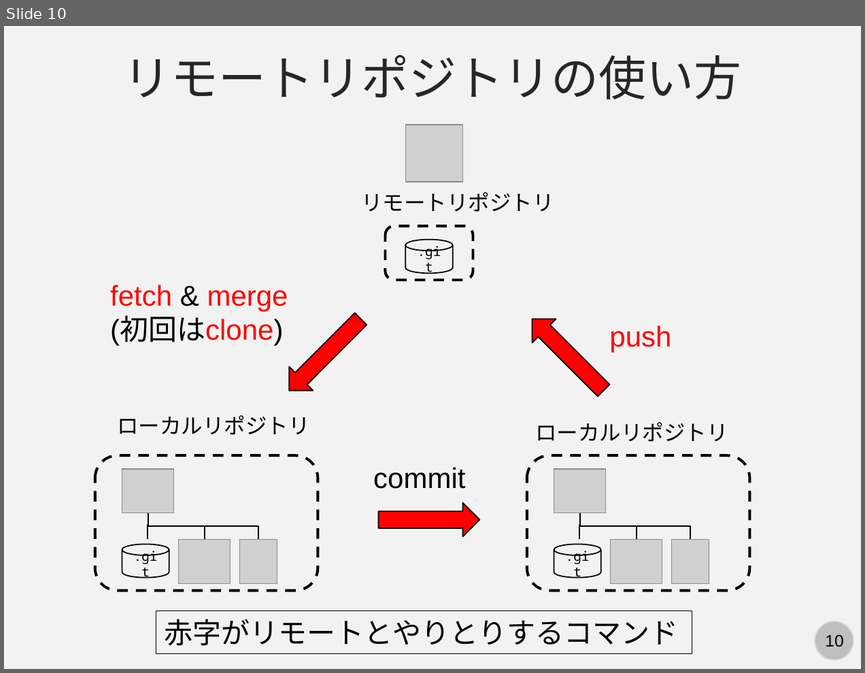
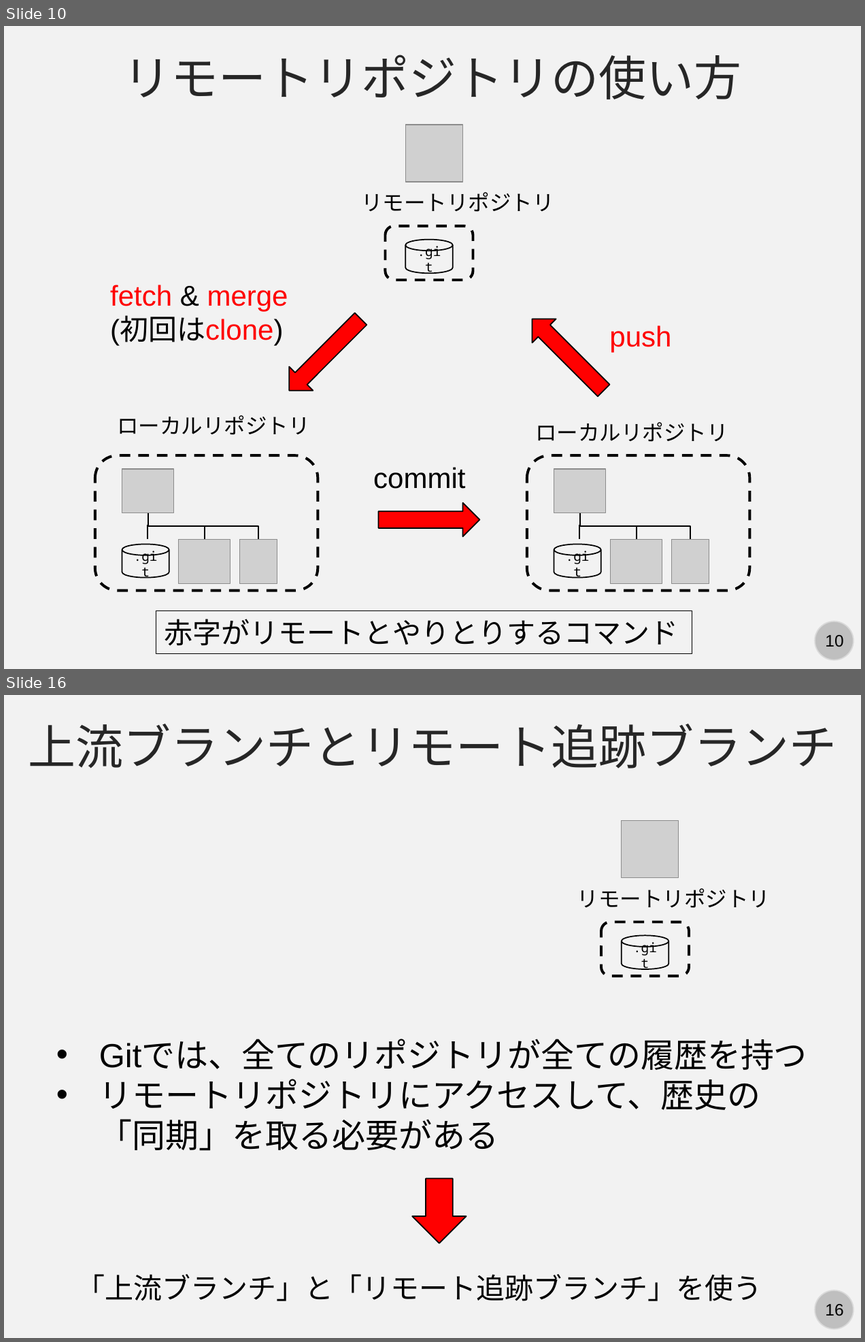
Before and after one commit to kaityo256/github, a slide deck: remote/fig/slide.pptx. Shown one above the other, each under a label of ours: slide 10 before the commit, slides 10 and 16 after it; the slides between them are not shown. The pictures are 865x673 and 865x1342 pixels, drawn with LibreOffice and Linux fonts; fonts in the diff are those of the drawing; grey boxes stand for pictures. Boxes give left, top, right and bottom in pixels: in the first picture for what was removed or moved away, otherwise in the second. Text is boxed around its words. In the diff, an @@ line names an element or a change of style, - is before the commit and + after.

Commit message:
リモートリポジトリの操作スライド完了

```diff
--- a/remote/fig/slide.pptx
+++ b/remote/fig/slide.pptx
@@ slide 16 added at (x1=4, y1=695, x2=861, y2=1338), background #F2F2F2; not listed: 2 template elements that a slide beside it also shows @@
@@ text added at (x1=28, y1=724, x2=837, y2=768), 40 pt, text #262626 @@
+上流ブランチとリモート追跡ブランチ
@@ picture added at (x1=621, y1=821, x2=679, y2=879) @@
@@ text added at (x1=577, y1=888, x2=770, y2=908), 18 pt, text #000000 @@
+リモートリポジトリ
@@ rounded rectangle added at (x1=601, y1=922, x2=689, y2=976), outline #000000 2.25 pt dashed @@
@@ cylinder added at (x1=621, y1=936, x2=668, y2=969), fill #F2F2F2, outline #000000 1 pt, 11 pt, text #000000 @@
+.git
@@ text added at (x1=99, y1=1040, x2=807, y2=1151), 28 pt, text #000000 @@
+• Gitでは、全てのリポジトリが全ての履歴を持つ
+• リモートリポジトリにアクセスして、歴史の「同期」を取る必要がある
@@ down arrow added at (x1=412, y1=1178, x2=466, y2=1243), fill #FF0000, outline #000000 1 pt @@
@@ text added at (x1=77, y1=1274, x2=762, y2=1301), 24 pt, text #000000 @@
+「上流ブランチ」と「リモート追跡ブランチ」を使う
```
Also in this commit, not shown: 1 slide changed, 16 other slides added, 1 slide removed, 3 other files.
